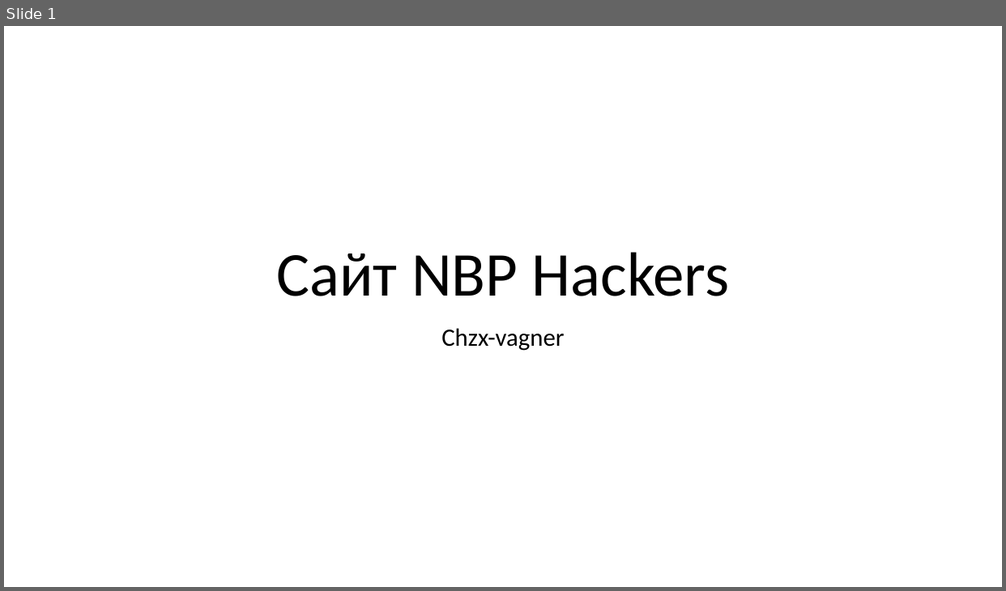
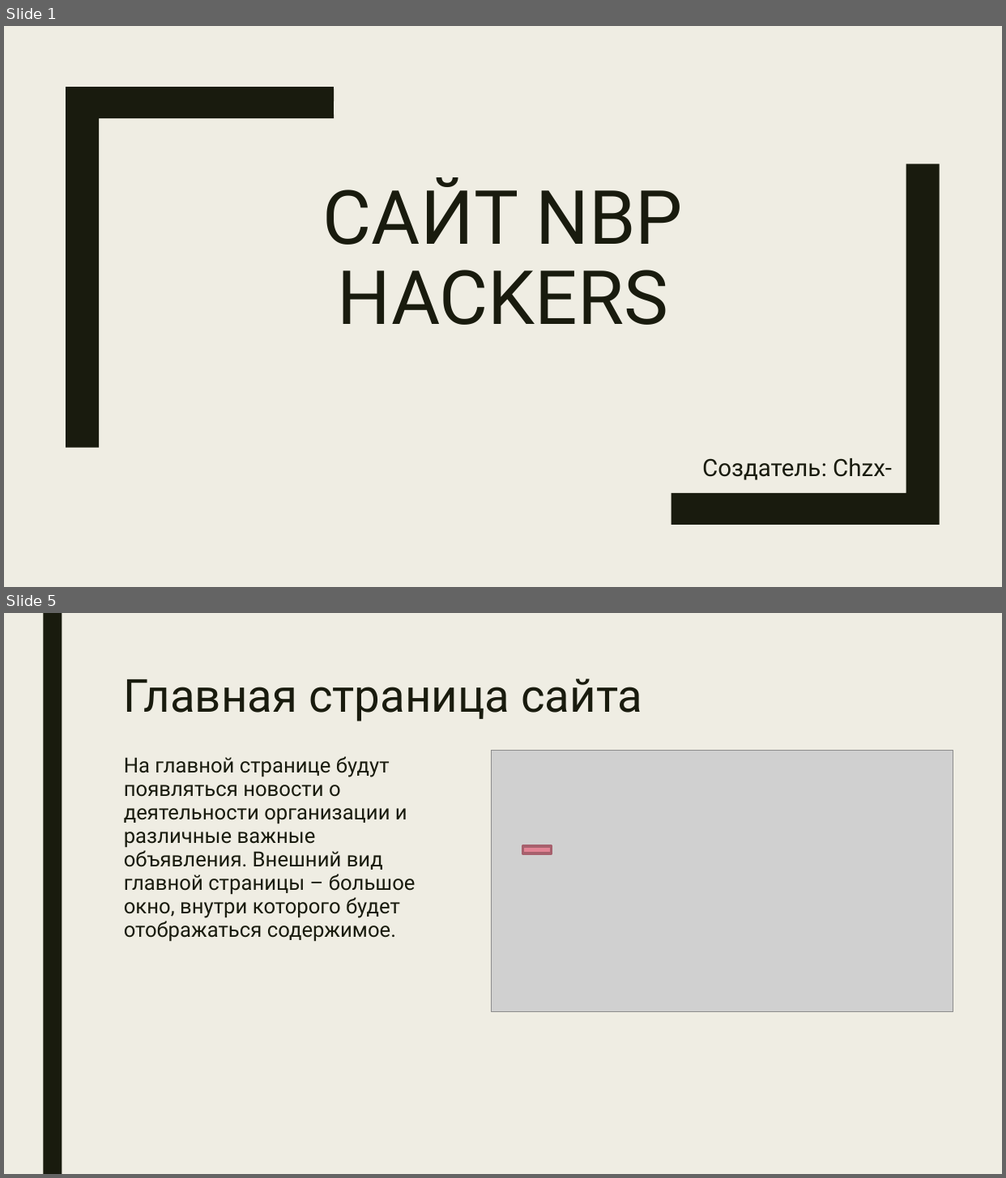
Before and after one commit to chzx-vagner/NBP_Website, a slide deck: NBP_Website.pptx. Shown one above the other, each under a label of ours: slide 1 before the commit, slides 1 and 5 after it; the slides between them are not shown. The pictures are 1006x591 and 1006x1178 pixels, drawn with LibreOffice and Linux fonts; fonts in the diff are those of the drawing; grey boxes stand for pictures. Boxes give left, top, right and bottom in pixels: in the first picture for what was removed or moved away, otherwise in the second. Text is boxed around its words. In the diff, an @@ line names an element or a change of style, - is before the commit and + after.

```diff
--- a/NBP_Website.pptx
+++ b/NBP_Website.pptx
@@ slide 5 added at (x1=4, y1=613, x2=1002, y2=1174), background #EFEDE3 @@
@@ rectangle added at (x1=43, y1=613, x2=62, y2=1174), fill #191B0E @@
@@ title added at (x1=124, y1=679, x2=642, y2=722), 44 pt, text #191B0E @@
+Главная страница сайта
@@ text added at (x1=124, y1=756, x2=415, y2=942), 20 pt, text #191B0E @@
+На главной странице будут появляться новости о деятельности организации и различные важные объявления. Внешний вид главной страницы – большое окно, внутри которого будет отображаться содержимое.
@@ picture added at (x1=492, y1=750, x2=953, y2=1012) @@
@@ rectangle added at (x1=522, y1=846, x2=552, y2=854), fill #E28394, outline #A7616D 2.75 pt @@
@@ slide 1 changed as well @@
@@ background #FFFFFF to #EFEDE3 @@
@@ freeform shape added at (x1=66, y1=87, x2=334, y2=447), fill #191B0E @@
@@ freeform shape added at (x1=671, y1=164, x2=940, y2=525), fill #191B0E @@
@@ title at (x1=323, y1=177, x2=683, y2=325): text changed; size 60 to 72 pt; font Calibri to Roboto; text colour #000000 to #191B0E @@
-Сайт NBP Hackers
+САЙТ NBP HACKERS
@@ subtitle at (x1=702, y1=459, x2=892, y2=493): text changed; size 24 to 23 pt; font Calibri to Roboto; text colour #000000 to #191B0E @@
-Chzx-vagner
+Создатель: Chzx-vagner
```
Also in this commit, not shown: 1 other slide changed, 8 other slides added, 2 slides removed, 18 other files.
